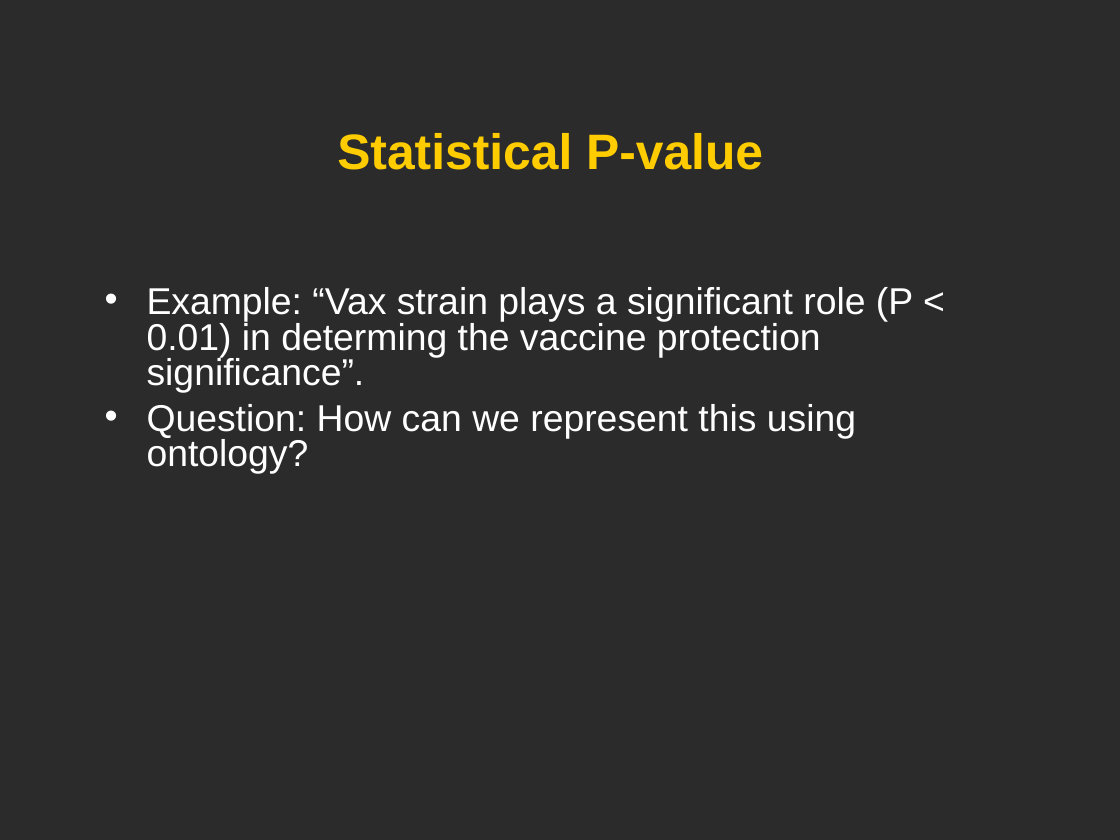
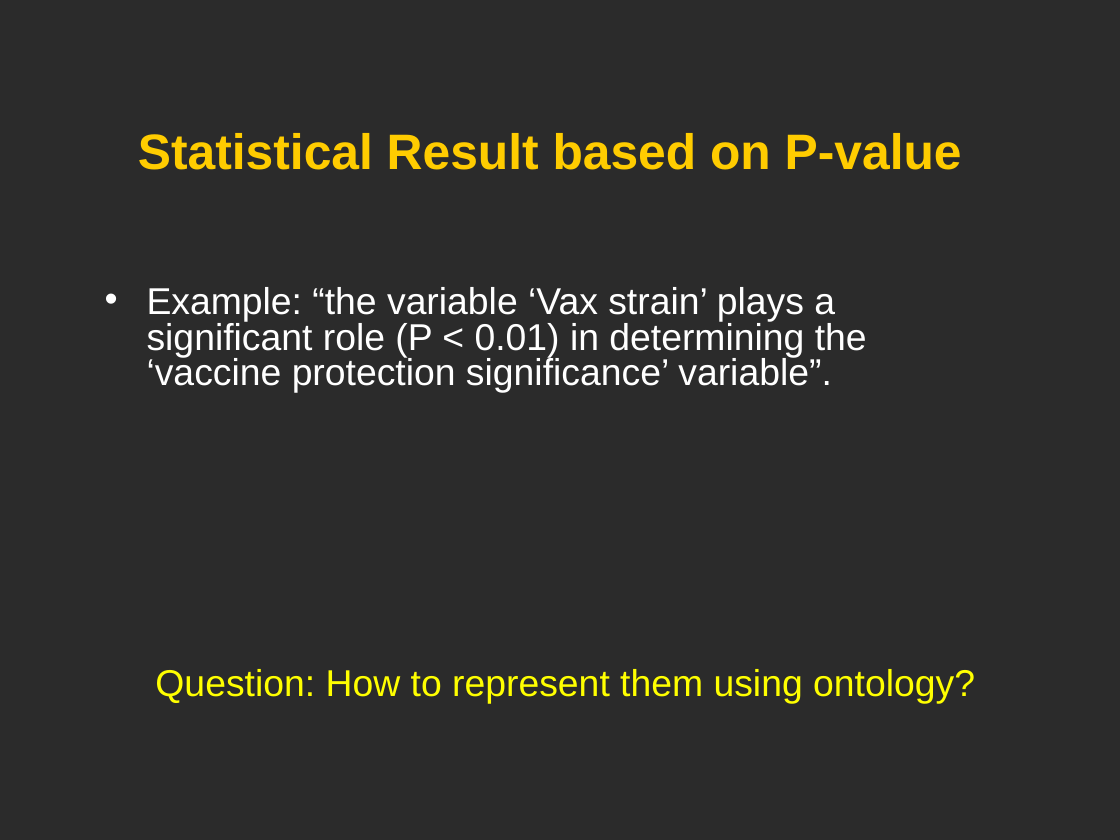
Before and after one commit to obi-ontology/obi-legacy-svn, a slide deck: slide 22 of trunk/docs/developer/use cases/Vaccine_usercase_Vancouver2010.ppt. Drawn at 1120x840 pixels with LibreOffice and Linux fonts; fonts in the diff are those of the drawing; background and template pictures are left out; a plain dark background stands for a picture behind light text. Boxes give left, top, right and bottom in pixels: in the first picture for what was removed or moved away, otherwise in the second. Text is boxed around its words. In the diff, an @@ line names an element or a change of style, - is before the commit and + after.

```diff
--- a/trunk/docs/developer/use cases/Vaccine_usercase_Vancouver2010.ppt
+++ b/trunk/docs/developer/use cases/Vaccine_usercase_Vancouver2010.ppt
@@ title at <box>138,133,962,170</box>: text changed @@
-Statistical P-value
+Statistical Result based on P-value
@@ text at <box>147,287,867,393</box>: text changed @@
-• Example: “Vax strain plays a significant role (P < 0.01) in determing the vaccine protection significance”.
-• Question: How can we represent this using ontology?
+• Example: “the variable ‘Vax strain’ plays a significant role (P < 0.01) in determining the ‘vaccine protection significance’ variable”.
@@ text added at <box>155,669,975,704</box>, 24 pt, text #FFFF00 @@
+Question: How to represent them using ontology?
```
Also in this commit, not shown: 11 other slides changed.
